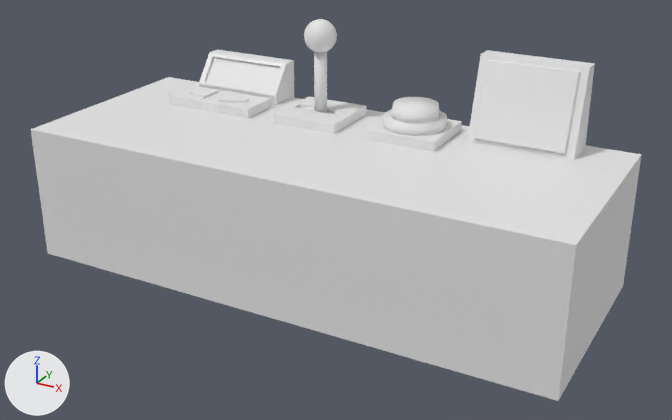
An edit to the FBX model Assets/Meshes/ControlPanel.fbx, drawn before and after from the same camera.
Both versions are drawn from a camera (50 mm lens) standing at (6.07, -11.57, 5.35) and looking at (0.27, -1.01, 0.07). Every picture has the same lights, and +X, +Y and +Z are marked at lower left. The picture after the commit comes second. Where no turn or scale is listed for an object, it has been applied to the vertices.

The first picture shows 'Button', 'CountdownDisplay', 'Joystick', 'Minimap', 'Prop', 'Prop2', 'Prop3', 'Prop4', 'Table' and 2 more.
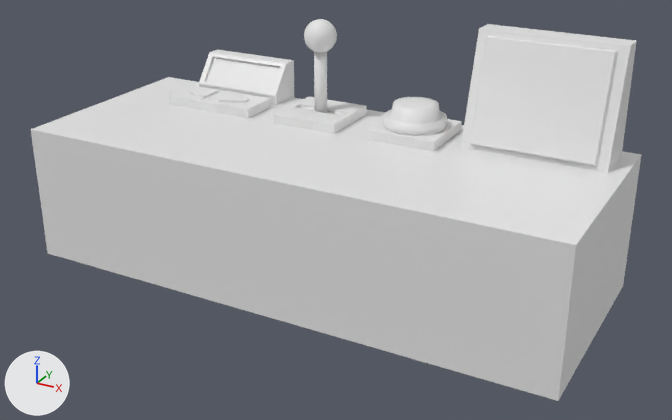
Where the change shows, as pixel boxes [x1, y1, x2, y2] in the pictures (672 x 420 px):
'Minimap', moved, rescaled (37% wider, 35% taller): before [467, 50, 595, 160]; after [461, 24, 637, 173]

The change, as a diff of the scene's bpy script:
```diff
--- a/Assets/Meshes/ControlPanel.fbx.py
+++ b/Assets/Meshes/ControlPanel.fbx.py
@@ ob_minimap @@
 ob_minimap = bpy.data.objects.new('Minimap', me_cube_007)
-ob_minimap.location = (2.5, 0.59, 1.58)
+ob_minimap.location = (2.75, 0.5, 1.77)
 ob_minimap.rotation_euler = (0.0, 0.0, -3.142)  # degrees (0, 0, -180)
-ob_minimap.scale = (1.49, 0.241, 2.67)
+ob_minimap.scale = (1.99, 0.322, 3.56)
```
